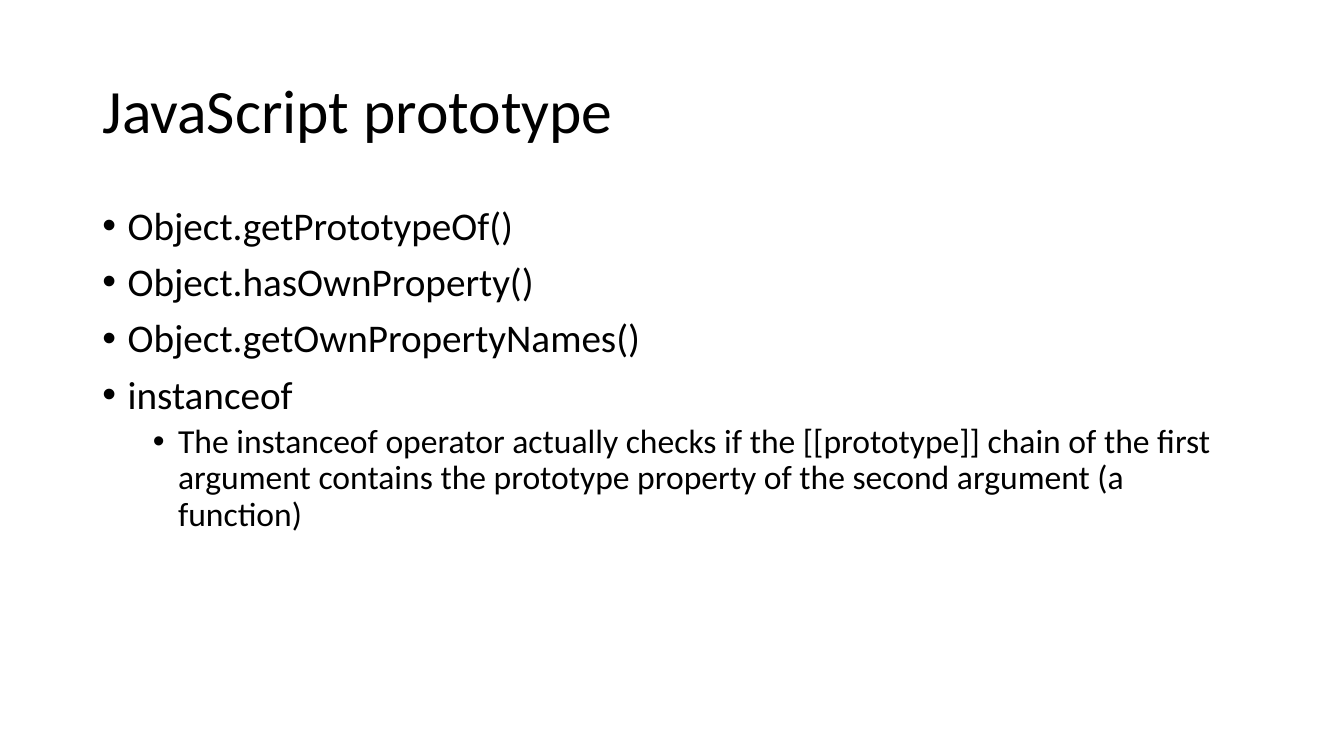
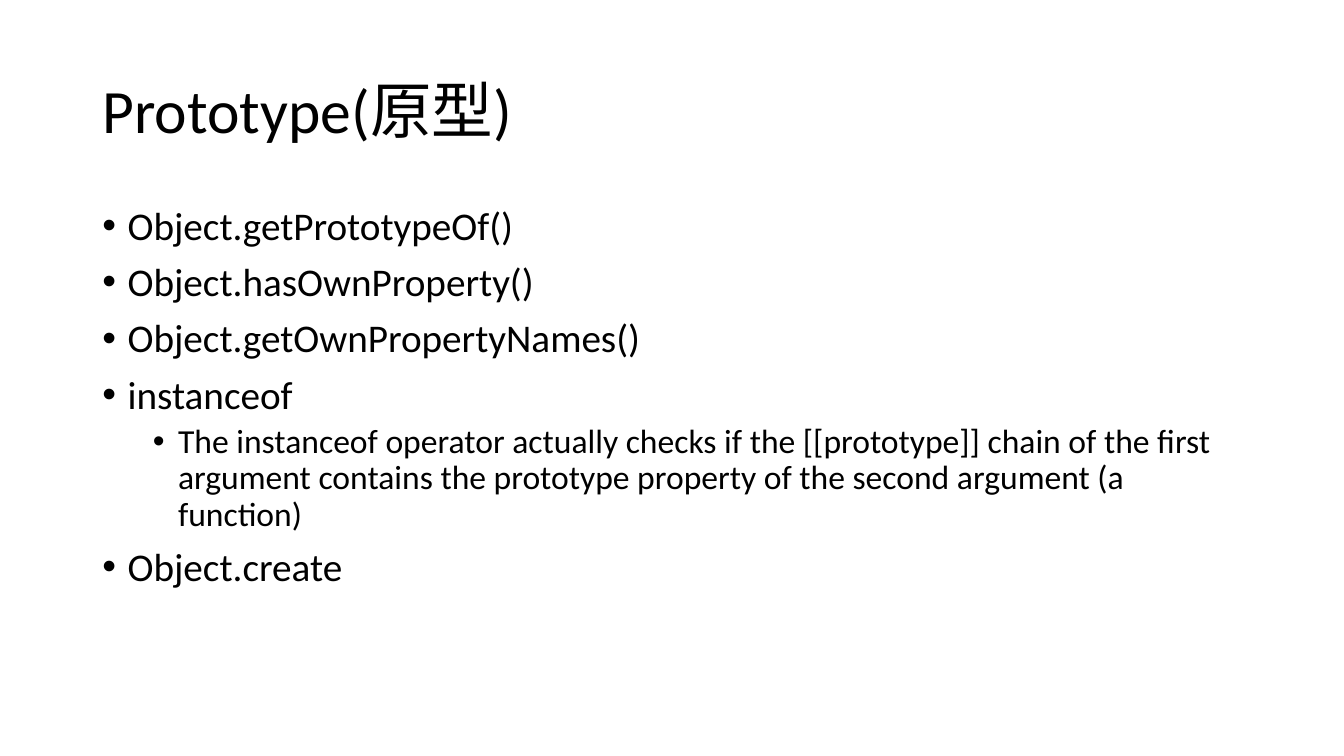
Before and after one commit to logan2013/java8, a slide deck: slide 28 of JavaScript.pptx (slide 15 before the commit). Drawn at 1344x756 pixels with LibreOffice and Linux fonts; fonts in the diff are those of the drawing. Boxes give left, top, right and bottom in pixels: in the first picture for what was removed or moved away, otherwise in the second. Text is boxed around its words. In the diff, an @@ line names an element or a change of style, - is before the commit and + after.

Commit message:
JavaScript

```diff
--- a/JavaScript.pptx
+++ b/JavaScript.pptx
@@ title at bbox=[102, 82, 512, 143]: text changed @@
-JavaScript prototype
+Prototype(原型)
@@ text at bbox=[128, 553, 343, 588]: paragraph added @@
+• Object.create
```
Also in this commit, not shown: 21 other slides changed, 22 slides added, 7 slides removed.
